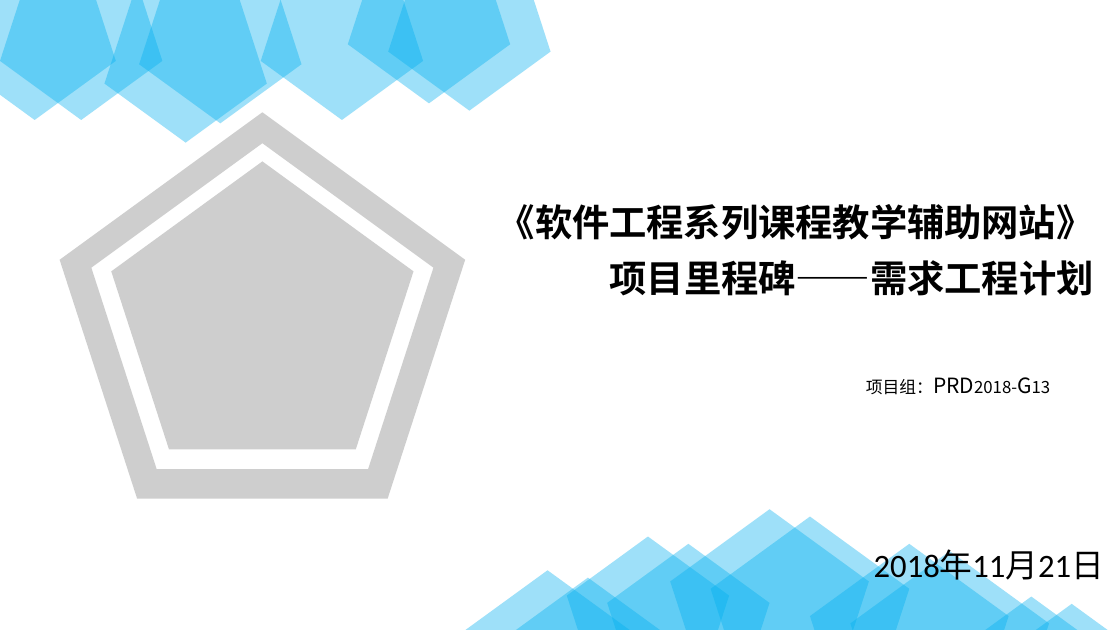
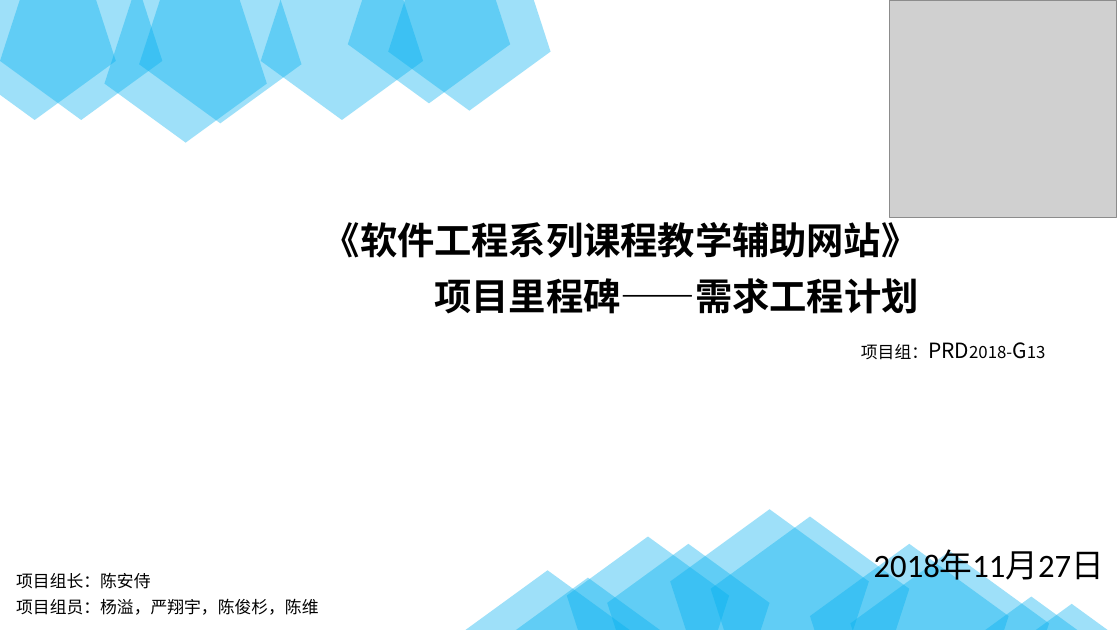
Before and after one commit to PRD2018-G13/PRD2018-G13-TeamProject, a slide deck: slide 1 of PRD2018-G13组项目/软件工程系列课程教学辅助网站/受控文档/分析设计/PRD2018-G13-项目里程碑.pptx. Drawn at 1120x630 pixels with LibreOffice and Linux fonts; fonts in the diff are those of the drawing; grey boxes stand for pictures; background and template pictures are left out. Boxes give left, top, right and bottom in pixels: in the first picture for what was removed or moved away, otherwise in the second. Text is boxed around its words. In the diff, an @@ line names an element or a change of style, - is before the commit and + after.

```diff
--- a/PRD2018-G13组项目/软件工程系列课程教学辅助网站/受控文档/分析设计/PRD2018-G13-项目里程碑.pptx
+++ b/PRD2018-G13组项目/软件工程系列课程教学辅助网站/受控文档/分析设计/PRD2018-G13-项目里程碑.pptx
@@ picture added at (890,0,1117,218) @@
@@ freeform shape removed at (60,113,465,499) @@
@@ pentagon removed at (111,161,413,450) @@
@@ text "《软件工程系列课程教学辅助网站》" rewrapped from (498,204,1094,296) to (323,216,919,314) @@
@@ text "项目组：PRD2018-G13": place and size @@
-text "项目组：PRD2018-G13" at (866,379,933,395)
+text "项目组：PRD2018-G13" at (861,344,928,360)
@@ text at (874,550,1104,585): text changed @@
-2018年11月21日
+2018年11月27日
@@ text added at (16,573,318,615), 18 pt, text #000000, small capitals @@
+项目组长：陈安侍
+项目组员：杨溢，严翔宇，陈俊杉，陈维
```
Also in this commit, not shown: 18 other slides changed, 59 slides added, 57 slides removed.
